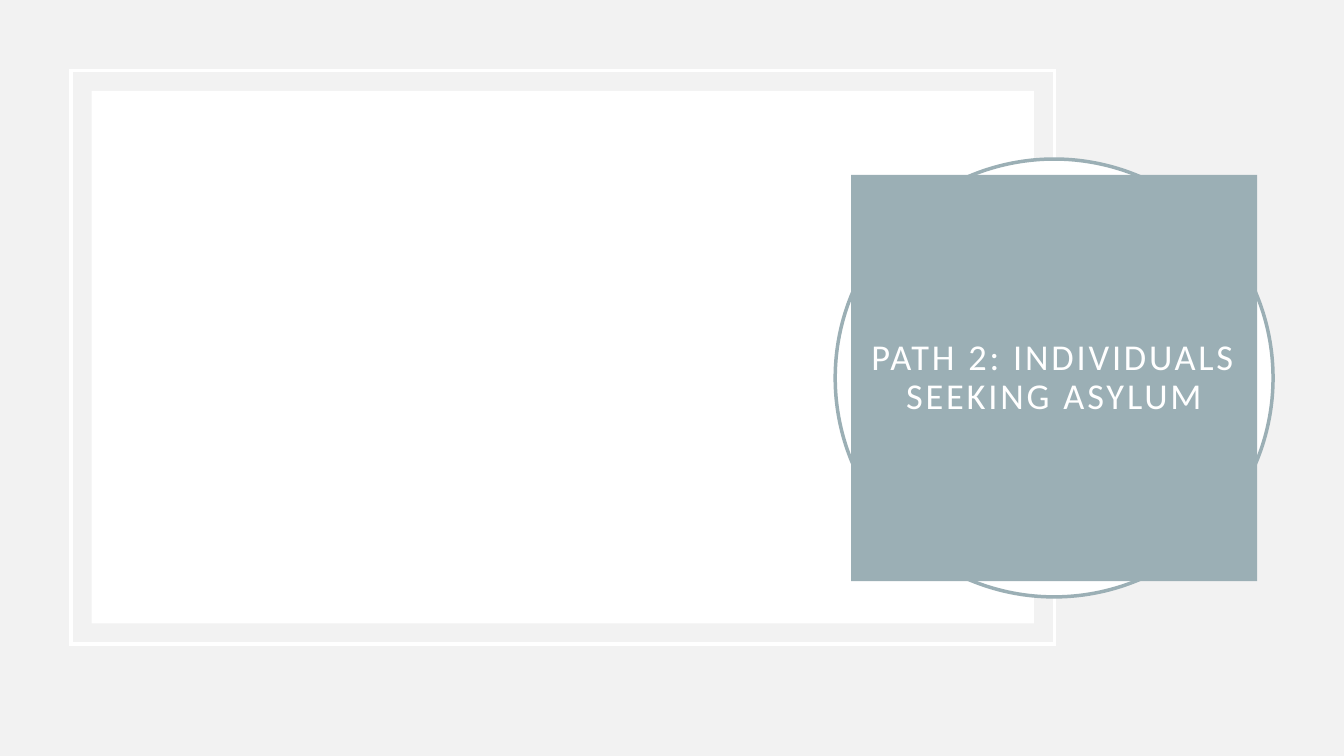
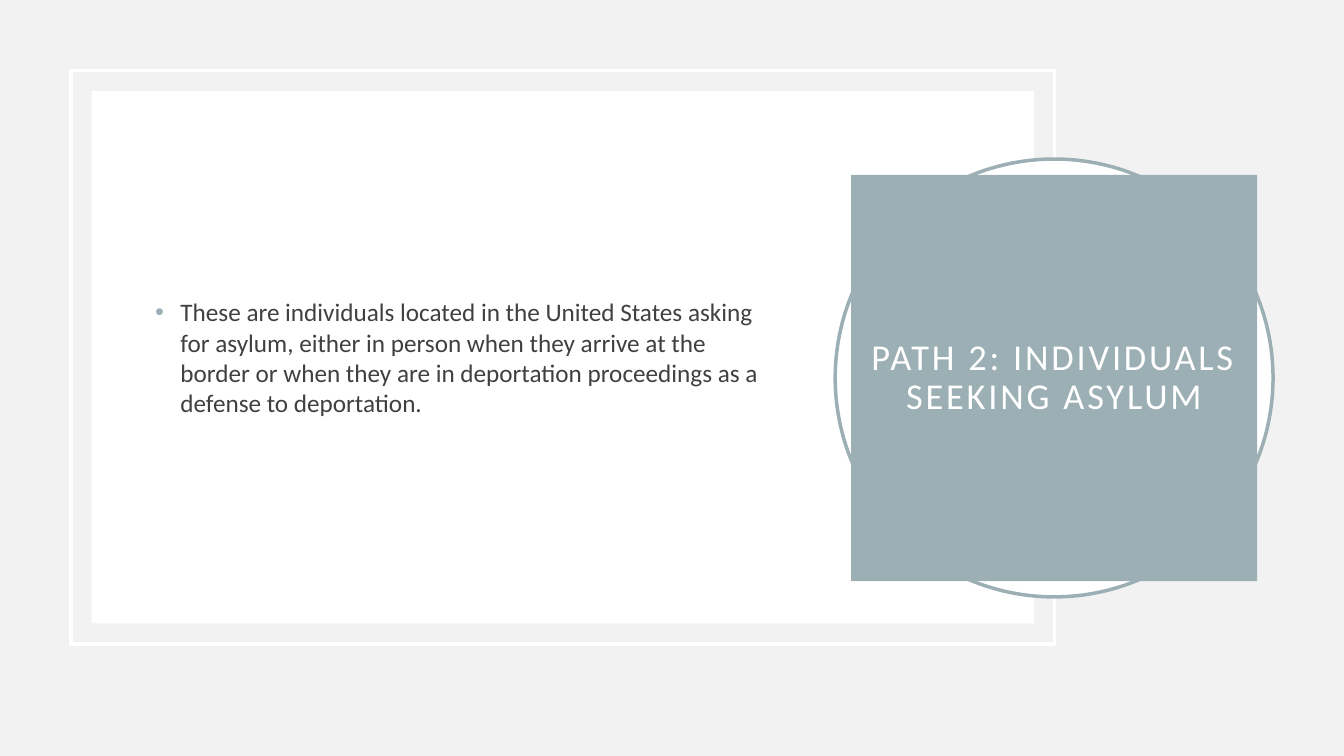
Before and after one commit to ASwigart/groupproject-3, a slide deck: slide 5 of GrpProject3.pptx. Drawn at 1344x756 pixels with LibreOffice and Linux fonts; fonts in the diff are those of the drawing. Boxes give left, top, right and bottom in pixels: in the first picture for what was removed or moved away, otherwise in the second. Text is boxed around its words. In the diff, an @@ line names an element or a change of style, - is before the commit and + after.

```diff
--- a/GrpProject3.pptx
+++ b/GrpProject3.pptx
@@ text added at bbox=[180, 303, 757, 416], 18 pt, text #404040 @@
+• These are individuals located in the United States asking for asylum, either in person when they arrive at the border or when they are in deportation proceedings as a defense to deportation.
```
Also in this commit, not shown: 6 other slides changed, 1 other file.
